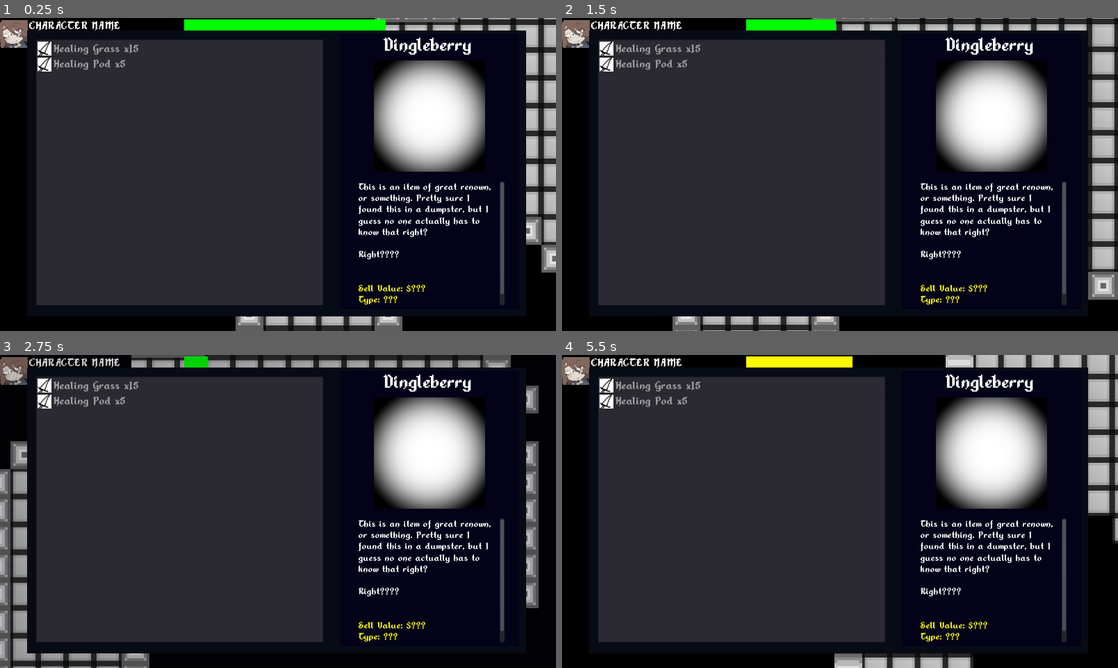
Above: before the commit, frames 1-4 (two rows, left to right).
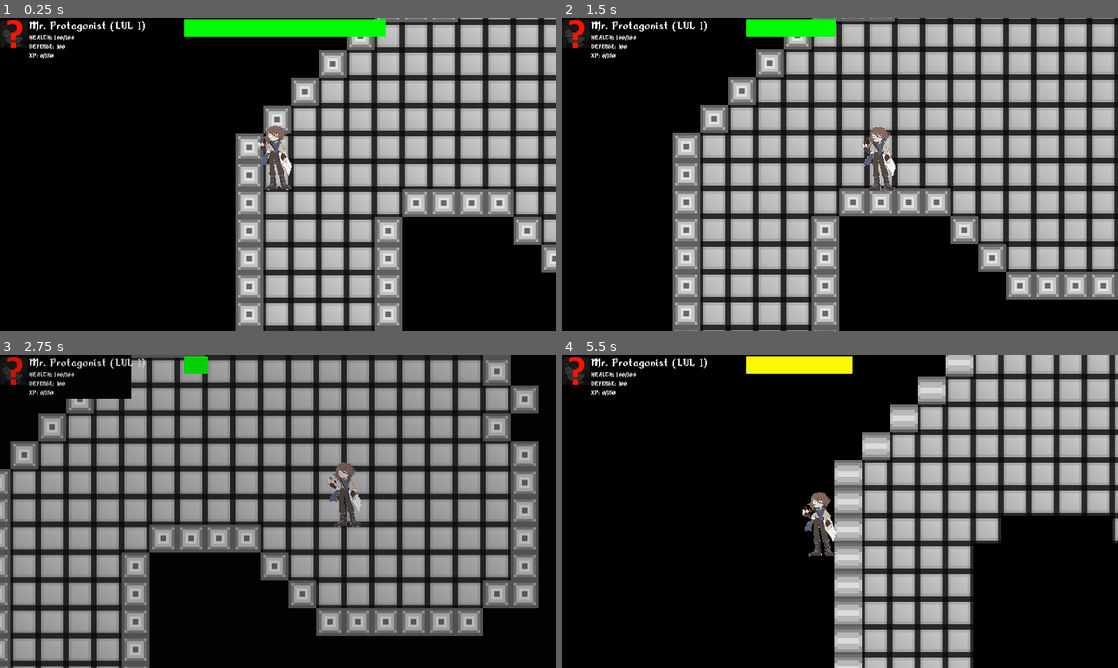
Above: after the commit, the same moments.

Repository: Xpost2000/G.G.D.C.-Team-Project
Game: Godot game, scene res://main_scene/MainGameScreen.tscn
Two runs of this game, one before a commit and one after it. Both use one fixed random seed, a clock stepped at 60 frames per second and the inputs below.
Inputs:
- Up to frame 1 (0.25 s): no input
- Up to frame 2 (1.5 s): tap Enter at 0.5 s; hold Right (ui_right) 0.53-1.28 s; hold Shift (game_sprinting_action) 0.53-1.28 s; hold Down (ui_down) from 1.28 s (still down); tap Shift (game_sprinting_action) at 1.35 s
- Up to frame 3 (2.75 s): release Down (ui_down) at 2.03 s; hold Right (ui_right) from 2.03 s (still down); hold Shift (game_sprinting_action) from 2.03 s (still down)
- Up to frame 4 (5.5 s): release Right (ui_right) at 2.78 s; release Shift (game_sprinting_action) at 2.78 s; hold Up (ui_up) 2.78-3.53 s; tap Shift (game_sprinting_action) at 2.85, 4.35 s; hold Shift (game_sprinting_action) 3.53-4.28 s; hold Left (ui_left) 3.53-5.03 s; hold Down (ui_down) from 5.03 s (still down); hold Shift (game_sprinting_action) from 5.03 s (still down)

The runs differ from the first frame. In frame 1, 69% of the frame differs, in the area x 0-95%, y 0-96%; in frame 2, 66%; in frame 3, 67%; in frame 4, 68%.

Commit message:
Party members now a thing in data.

Diff:
--- a/game/PlayerCharacter.gd
+++ b/game/PlayerCharacter.gd
@@ -8,6 +8,7 @@
 signal report_sprinting_information(stamina_percent, can_sprint, trying_to_sprint);
 # of course I should just be reporting the player in any case...
 signal report_inventory_contents(player, player_inventory);
+signal report_party_info_to_ui(party_members, amount_of_gold);
 
 const SPRINTING_STAMINA_MAX = 75;
 const STAMINA_REGENERATION_COOLDOWN_TIME = 1.66; # seconds
@@ -42,7 +43,10 @@
 		self.experience = 0;
 		self.experience_to_next = 150;
 
+		self.party_icon = load("res://images/party-icons/unknown_character_icon.png");
 		self.stats = PartyMemberStatBlock.new();
+
+	var party_icon: Texture;
 
 	var name: String;
 	var health: int;
@@ -56,28 +60,21 @@
 
 	var stats: PartyMemberStatBlock;
 
-var health = 100;
 var sprinting_stamina = SPRINTING_STAMINA_MAX;
 
-# Expect inventories to look like this
-#
-# [
-#  { "name_of_item", count }
-# ]
-#
 var party_members = [];
 var inventory = [];
 
 var gold = 0;
 
 func add_party_member_default(name):
-	print("TODO");
-	pass;
+	party_members.push_back(PartyMember.new(name, 100, 100));
 
 func add_party_member(party_member):
 	pass;
 
 func _ready():
+	add_party_member_default("Mr. Protagonist");
 	inventory = [["healing_grass", 15],
 				 ["healing_pod", 5]];
 	pass;
@@ -129,6 +126,8 @@
 				float(sprinting_stamina)/float(SPRINTING_STAMINA_MAX),
 				can_sprint(),
 				sprinting);
+	emit_signal("report_party_info_to_ui",
+				party_members, gold)
 
 const LevelTransitionClass = preload("res://game/LevelTransition.gd");
 
--- a/main_scene/MainGameScreen.tscn
+++ b/main_scene/MainGameScreen.tscn
@@ -64,6 +64,7 @@
 [node name="UILayer" parent="." instance=ExtResource( 1 )]
 [connection signal="notify_ui_of_level_load" from="." to="UILayer" method="_on_MainGameScreen_notify_ui_of_level_load"]
 [connection signal="report_inventory_contents" from="PersistentThings/PlayerCharacter" to="UILayer" method="_on_PlayerCharacter_report_inventory_contents"]
+[connection signal="report_party_info_to_ui" from="PersistentThings/PlayerCharacter" to="UILayer" method="_on_PlayerCharacter_report_party_info_to_ui"]
 [connection signal="report_sprinting_information" from="PersistentThings/PlayerCharacter" to="UILayer" method="_on_PlayerCharacter_report_sprinting_information"]
 [connection signal="transitioning_to_another_level" from="PersistentThings/PlayerCharacter" to="." method="_on_PlayerCharacter_transitioning_to_another_level"]
 [connection signal="area_entered" from="PersistentThings/PlayerCharacter/InteractableArea" to="PersistentThings/PlayerCharacter" method="_on_InteractableArea_area_entered"]
--- a/ui/PartyMemberCard.gd
+++ b/ui/PartyMemberCard.gd
@@ -1,6 +1,7 @@
 extends ColorRect
 
 onready var member_portrait = $CardLayout/Portrait;
+onready var member_name = $CardLayout/MemberInfo/MemberName;
 onready var member_stats_health_label = $CardLayout/MemberInfo/MemberStats/Health;
 onready var member_stats_defense_label = $CardLayout/MemberInfo/MemberStats/Defense;
 onready var member_stats_experience_label = $CardLayout/MemberInfo/MemberStats/Experience;
@@ -11,7 +12,9 @@
 	reference_to_party_member = thing;
 
 func _process(_delta):
-	member_portrait;
-	member_stats_health_label;
-	member_stats_defense_label;
-	member_stats_experience_label;
+	if reference_to_party_member:
+		member_name.text = reference_to_party_member.name + " (LVL " + str(reference_to_party_member.level) + ")";
+		member_portrait.texture = reference_to_party_member.party_icon;
+		member_stats_health_label.text = "HEALTH: " + str(reference_to_party_member.health) + "/" + str(reference_to_party_member.max_health);
+		member_stats_defense_label.text = "DEFENSE: " + str(reference_to_party_member.defense);
+		member_stats_experience_label.text = "XP: " + str(reference_to_party_member.experience) + "/" + str(reference_to_party_member.experience_to_next);
--- /dev/null
+++ b/ui/PartyMemberInformation.gd
@@ -0,0 +1,15 @@
+extends VBoxContainer
+
+onready var party_member_card_prefab = preload("res://ui/PartyMemberCard.tscn");
+func remove_all_children():
+	for child in get_children():
+		remove_child(child);
+
+func update_with_party_information(party_members, amount_of_gold):
+	remove_all_children();
+
+	for party_member in party_members:
+		var new_card = party_member_card_prefab.instance();
+		new_card.set_target(party_member);
+
+		add_child(new_card);
--- a/ui/UILayer.gd
+++ b/ui/UILayer.gd
@@ -5,9 +5,13 @@
 onready var stamina_bar_max_dimensions = $SprintingStaminaBar.rect_size;
 onready var ui_dimmer = $DimmerRect;
 onready var inventory_ui = $InventoryUI;
+onready var party_member_information_holder = $PartyMemberInformation;
 
 func _ready():
 	inventory_ui.get_node("Inventory/InventoryItemList").fixed_icon_size = Vector2(32,32);
+
+func _on_PlayerCharacter_report_party_info_to_ui(party_members, amount_of_gold):
+	party_member_information_holder.update_with_party_information(party_members, amount_of_gold);
 
 func _on_PlayerCharacter_report_inventory_contents(player, player_inventory):
 	inventory_ui.update_based_on_entity(player, player_inventory);
--- a/ui/UILayer.tscn
+++ b/ui/UILayer.tscn
@@ -1,9 +1,9 @@
 [gd_scene load_steps=13 format=2]
 
 [ext_resource path="res://fonts/Alkhemikal.ttf" type="DynamicFontData" id=1]
+[ext_resource path="res://ui/PartyMemberInformation.gd" type="Script" id=2]
 [ext_resource path="res://ui/UILayer.gd" type="Script" id=3]
 [ext_resource path="res://ui/DimmerRect.gd" type="Script" id=4]
-[ext_resource path="res://ui/PartyMemberCard.tscn" type="PackedScene" id=5]
 [ext_resource path="res://images/light_blob.png" type="Texture" id=6]
 [ext_resource path="res://ui/Inventory.gd" type="Script" id=7]
 [ext_resource path="res://ui/ItemPreview.gd" type="Script" id=8]
@@ -32,12 +32,11 @@
 [node name="PartyMemberInformation" type="VBoxContainer" parent="."]
 margin_right = 303.0
 margin_bottom = 599.0
+script = ExtResource( 2 )
 __meta__ = {
 "_edit_group_": true,
 "_edit_use_anchors_": false
 }
-
-[node name="MemberCard" parent="PartyMemberInformation" instance=ExtResource( 5 )]
 
 [node name="SprintingStaminaBar" type="ColorRect" parent="."]
 margin_left = 424.0
@@ -60,6 +59,7 @@
 disabled = true
 
 [node name="InventoryUI" type="Control" parent="."]
+visible = false
 margin_left = 63.0
 margin_top = 29.0
 margin_right = 103.0
Binary file added: images/party-icons/unknown_character_icon.png
Not shown, added: images/party-icons/unknown_character_icon.png.import
